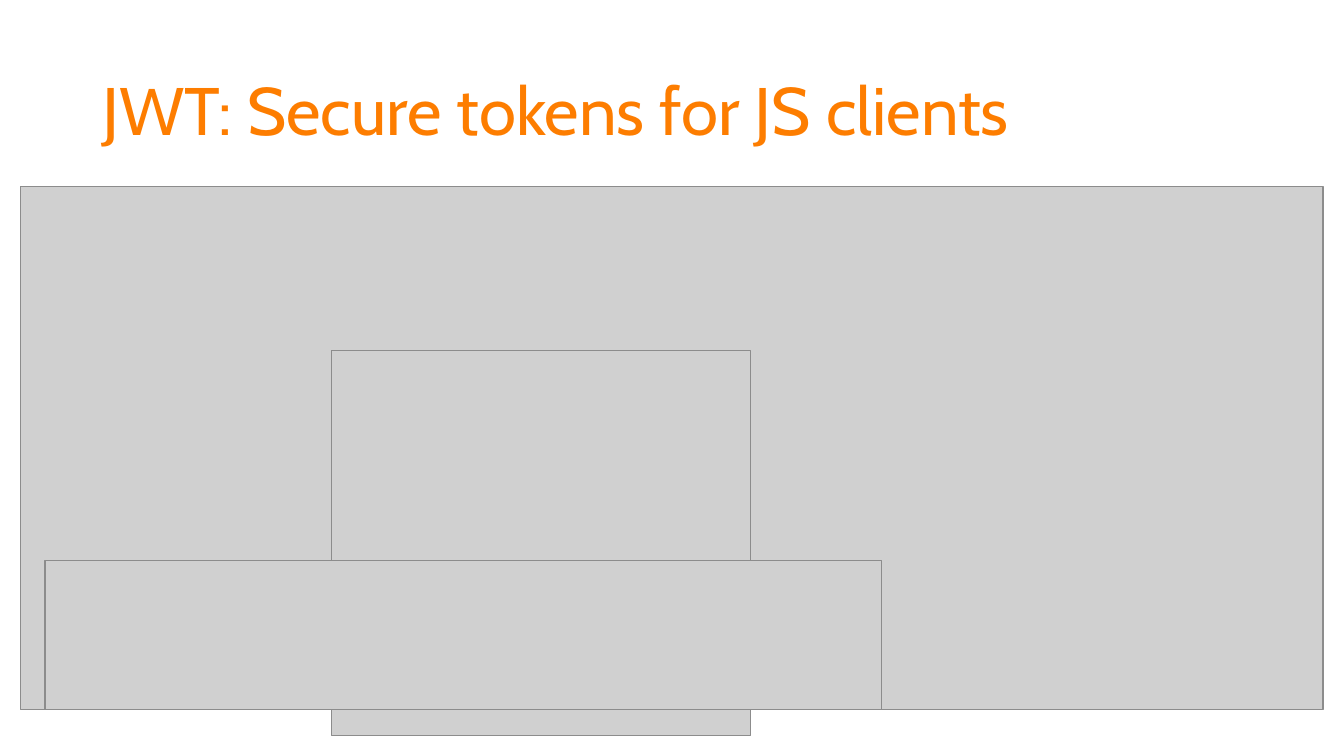
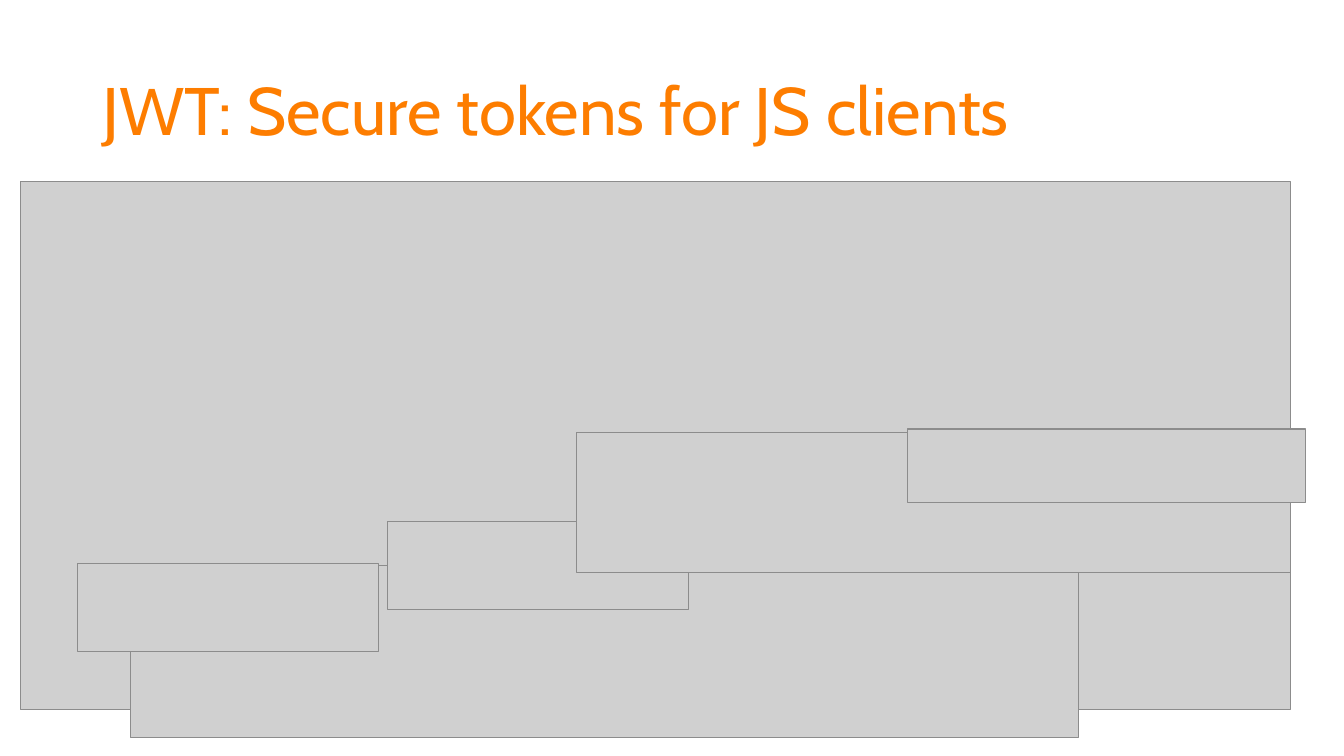
Before and after one commit to spetryjohnson/Securing-Your-API-Endpoints, a slide deck: slide 40 of Securing Your API Endpoints.pptx (slide 39 before the commit). Drawn at 1344x756 pixels with LibreOffice and Linux fonts; fonts in the diff are those of the drawing; grey boxes stand for pictures. Boxes give left, top, right and bottom in pixels: in the first picture for what was removed or moved away, otherwise in the second. Text is boxed around its words. In the diff, an @@ line names an element or a change of style, - is before the commit and + after.

```diff
--- a/Securing Your API Endpoints.pptx
+++ b/Securing Your API Endpoints.pptx
@@ picture: place and size @@
-picture at <box>21,187,1324,710</box>
+picture at <box>21,181,1291,710</box>
@@ picture removed at <box>331,351,751,736</box> @@
@@ picture added at <box>577,433,1291,573</box> @@
@@ picture added at <box>907,430,1306,503</box> @@
@@ picture added at <box>387,521,689,610</box> @@
@@ picture added at <box>78,564,379,652</box> @@
@@ picture: place and size @@
-picture at <box>45,561,882,709</box>
+picture at <box>130,566,1079,737</box>
```
Also in this commit, not shown: 5 other slides changed, 4 slides added, 3 other files.
